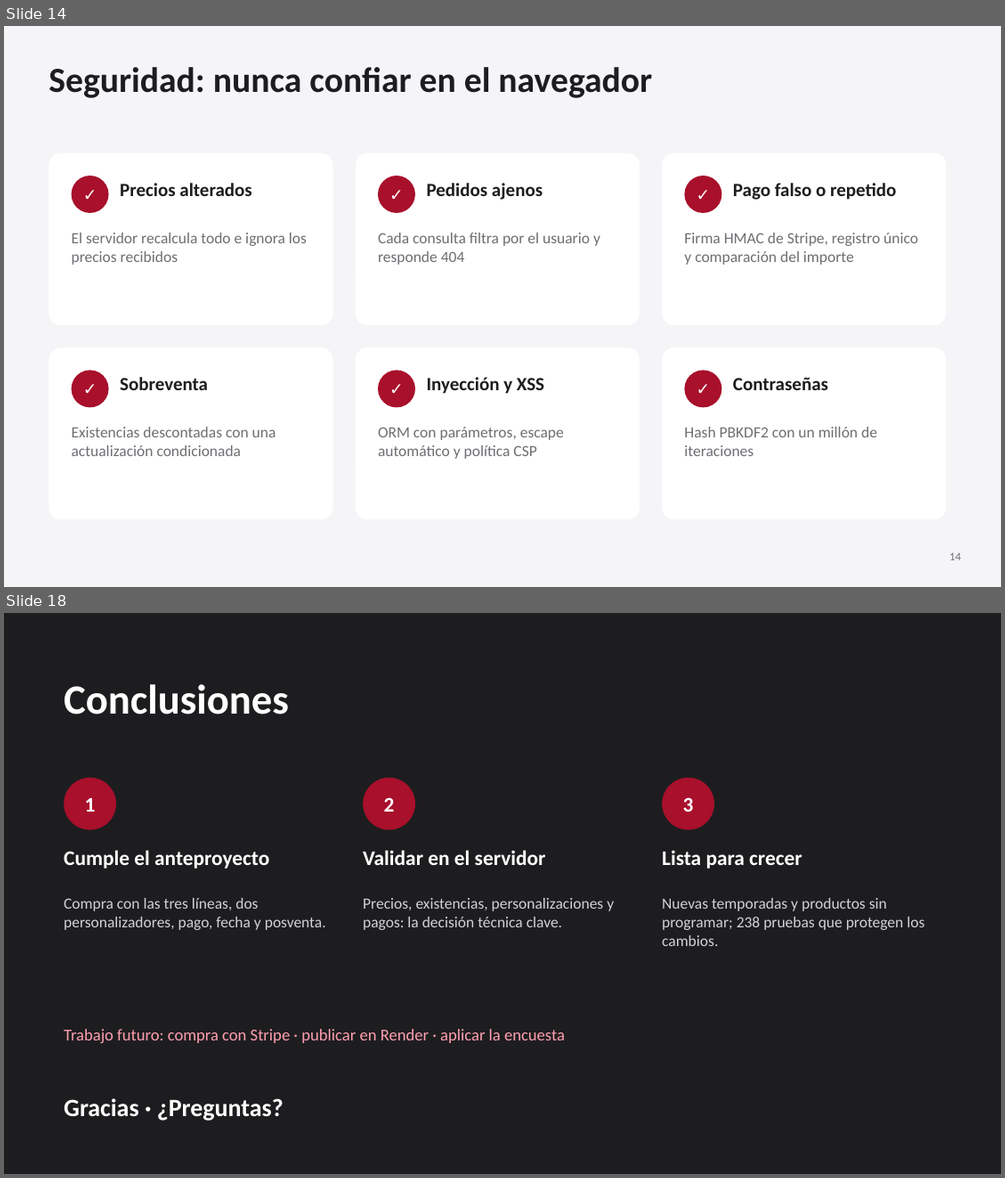
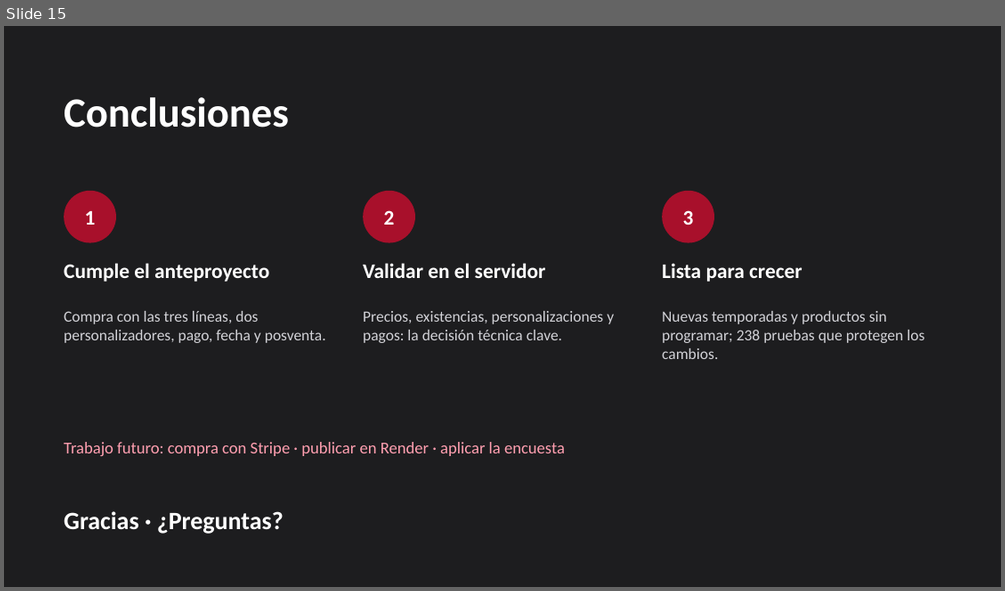
Before and after one commit to Josshuu13/TiendaWeb, a slide deck: docs/entrega/Pretexto-presentacion.pptx. Shown one above the other, each under a label of ours: slides 14 and 18 before the commit, slide 15 after it; the slides between them are not shown. The pictures are 1005x1178 and 1005x591 pixels, drawn with LibreOffice and Linux fonts; fonts in the diff are those of the drawing. Boxes give left, top, right and bottom in pixels: in the first picture for what was removed or moved away, otherwise in the second. Text is boxed around its words. In the diff, an @@ line names an element or a change of style, - is before the commit and + after.

```diff
--- a/docs/entrega/Pretexto-presentacion.pptx
+++ b/docs/entrega/Pretexto-presentacion.pptx
@@ slide 14 removed at [4, 26, 1001, 587], background #F5F5F7 @@
@@ title removed at [48, 67, 652, 98] @@
-Seguridad: nunca confiar en el navegador
@@ rounded rectangle removed at [48, 153, 333, 325] @@
@@ rounded rectangle removed at [356, 153, 639, 325] @@
@@ rounded rectangle removed at [662, 153, 947, 325] @@
@@ ellipse removed at [72, 176, 109, 213] @@
-✓
@@ text removed at [120, 183, 251, 196] @@
-Precios alterados
@@ ellipse removed at [378, 176, 415, 213] @@
-✓
@@ text removed at [427, 183, 542, 200] @@
-Pedidos ajenos
@@ ellipse removed at [685, 176, 722, 213] @@
-✓
@@ text removed at [733, 183, 896, 200] @@
-Pago falso o repetido
@@ text removed at [72, 232, 307, 265] @@
-El servidor recalcula todo e ignora los precios recibidos
@@ text removed at [378, 232, 600, 265] @@
-Cada consulta filtra por el usuario y responde 404
@@ text removed at [684, 232, 918, 265] @@
-Firma HMAC de Stripe, registro único y comparación del importe
@@ rounded rectangle removed at [48, 347, 333, 520] @@
@@ ellipse removed at [72, 370, 109, 408] @@
-✓
@@ rounded rectangle removed at [356, 347, 639, 520] @@
@@ ellipse removed at [378, 370, 415, 408] @@
-✓
@@ rounded rectangle removed at [662, 347, 947, 520] @@
@@ ellipse removed at [685, 370, 722, 408] @@
-✓
@@ text removed at [120, 377, 208, 390] @@
-Sobreventa
@@ text removed at [427, 377, 544, 394] @@
-Inyección y XSS
@@ text removed at [733, 377, 828, 390] @@
-Contraseñas
@@ text removed at [72, 426, 276, 456] @@
-Existencias descontadas con una actualización condicionada
@@ text removed at [378, 426, 564, 459] @@
-ORM con parámetros, escape automático y política CSP
@@ text removed at [684, 426, 877, 456] @@
-Hash PBKDF2 con un millón de iteraciones
@@ text removed at [949, 553, 961, 560] @@
-14
@@ what was slide 18 is now slide 15 @@
```
Also in this commit, not shown: 6 slides changed, 1 slide added, 3 other slides removed, 1 other file.
